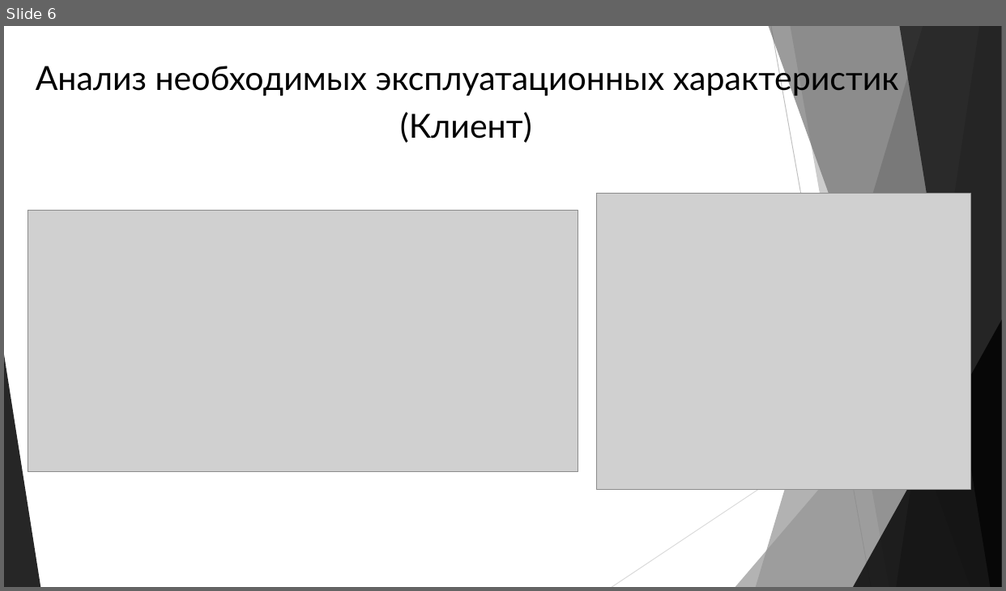
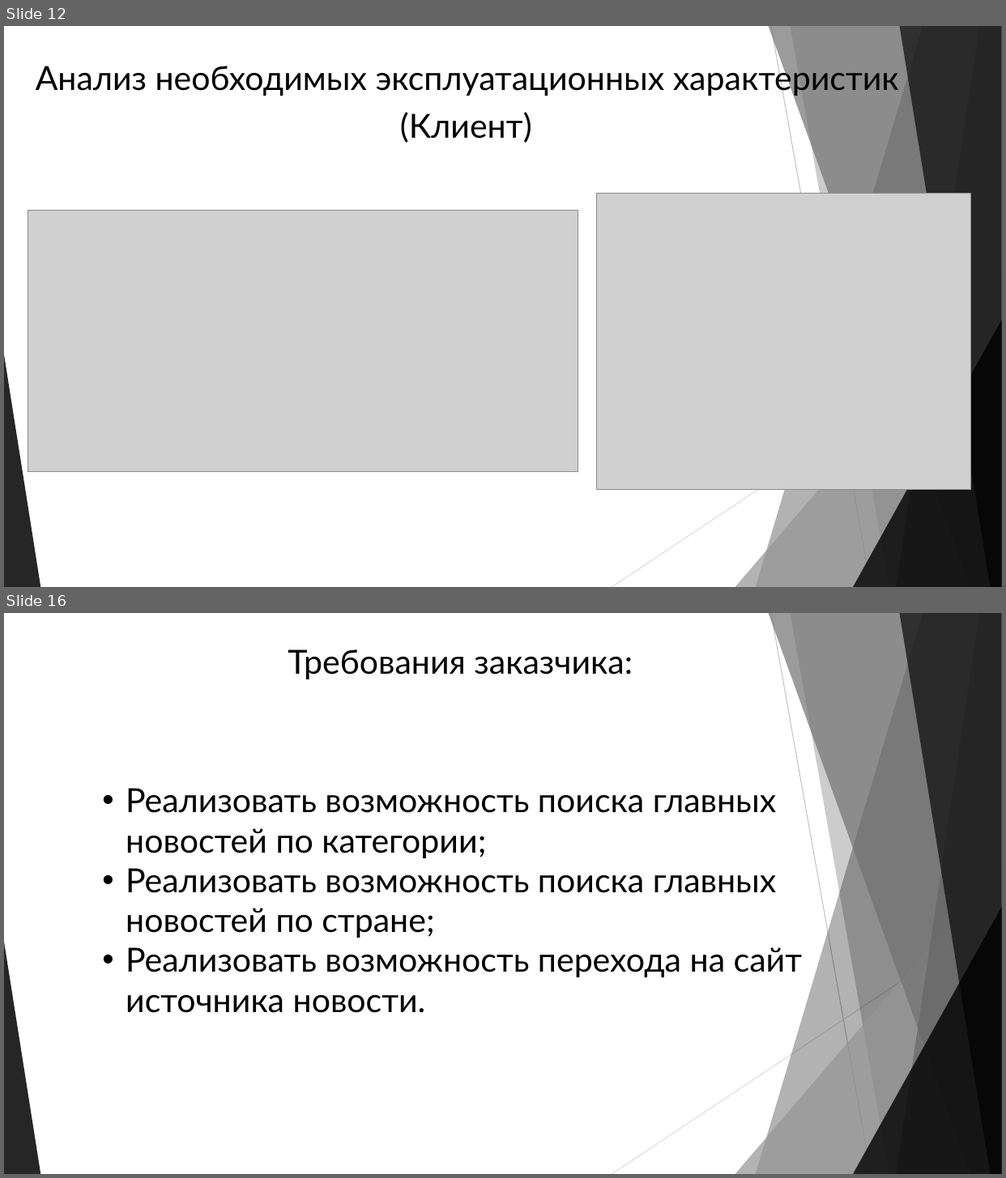
Before and after one commit to AlexGopher802/Qual_PM04, a slide deck: Презентация.pptx. Shown one above the other, each under a label of ours: slide 6 before the commit, slides 12 and 16 after it; the slides between them are not shown. The pictures are 1006x591 and 1006x1178 pixels, drawn with LibreOffice and Linux fonts; fonts in the diff are those of the drawing; grey boxes stand for pictures. Boxes give left, top, right and bottom in pixels: in the first picture for what was removed or moved away, otherwise in the second. Text is boxed around its words. In the diff, an @@ line names an element or a change of style, - is before the commit and + after.

```diff
--- a/Презентация.pptx
+++ b/Презентация.pptx
@@ slide 16 added at (4,613,1002,1174), background #FFFFFF; not listed: 10 template elements that a slide beside it also shows @@
@@ text added at (288,649,633,679), 32 pt, text #000000 @@
+Требования заказчика:
@@ text added at (126,788,802,1013), 32 pt, text #000000 @@
+• Реализовать возможность поиска главных новостей по категории;
+• Реализовать возможность поиска главных новостей по стране;
+• Реализовать возможность перехода на сайт источника новости.
@@ what was slide 6 is now slide 12 @@
```
Also in this commit, not shown: 4 slides changed, 15 other slides added.
